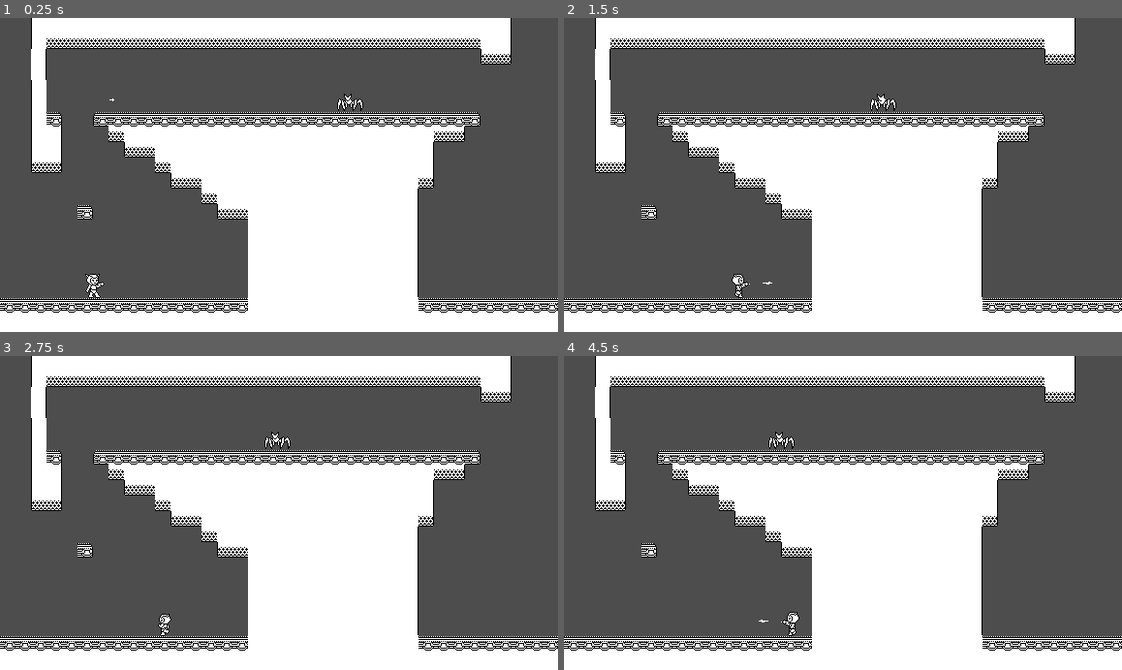
Above: before the commit, frames 1-4 (two rows, left to right).
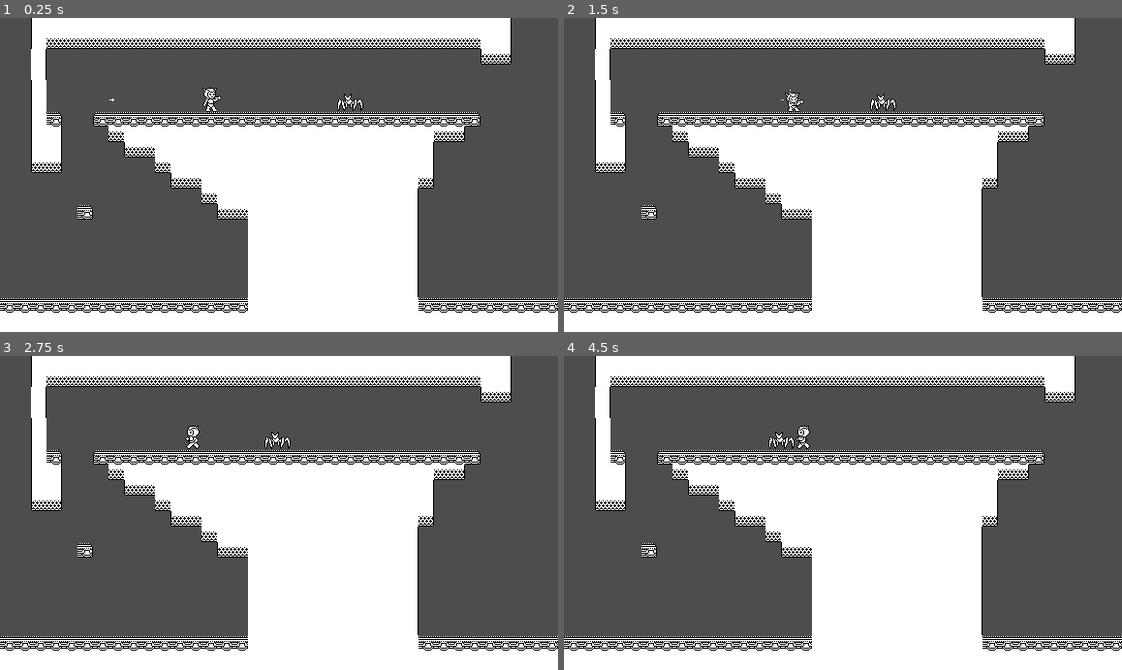
Above: after the commit, the same moments.

Repository: linkinmjs/sci-fy-jumper
Game: Godot game, scene res://scenes/level/LevelScenes/level_scene_test.tscn
Same seed, same stepped clock (60 frames per second), same inputs: the game is played once before the commit and once after it.
Inputs (mouse positions are in pixels of both pictures, inside the frame that each line leads up to):
- Up to frame 1 (0.25 s): no input
- Up to frame 2 (1.5 s): move the mouse to (965, 159) at 0.52 s; hold D (right) from 0.53 s (still down); click (965, 159) at 0.6 s; tap Space (jump) at 0.77 s; move the mouse to (731, 190) at 1.27 s; tap E (shoot) at 1.35 s
- Up to frame 3 (2.75 s): tap Space (jump) at 1.52 s; move the mouse to (334, 443) at 2.02 s; release D (right) at 2.03 s; hold A (left) from 2.03 s (still down); click (334, 443) at 2.1 s
- Up to frame 4 (4.5 s): move the mouse to (815, 575) at 2.77 s; release A (left) at 2.78 s; hold D (right) 2.78-4.28 s; tap E (shoot) at 2.85, 4.35 s; tap Space (jump) at 3.02, 3.77 s; move the mouse to (1010, 560) at 3.52 s; click (1010, 560) at 3.6 s; move the mouse to (675, 465) at 4.27 s; hold A (left) from 4.28 s (still down)

The runs differ from the first frame. In frame 1, 0.3% of the frame differs, in the area x 15-40%, y 22-90%; in frame 2, 0.3%; in frame 3, 0.2%; in frame 4, 0.3%.

Commit message:
Modify test scene

Diff:
--- a/godot/scenes/level/LevelScenes/level_scene_test.tscn
+++ b/godot/scenes/level/LevelScenes/level_scene_test.tscn
@@ -11,7 +11,7 @@
 tile_set = ExtResource("1_opnca")
 
 [node name="Player" parent="." instance=ExtResource("2_opnca")]
-position = Vector2(97, 272)
+position = Vector2(218, 93)
 
 [node name="EnemySpider" parent="." instance=ExtResource("3_r2aeb")]
 position = Vector2(362, 86)
--- a/godot/scenes/player/player.gd
+++ b/godot/scenes/player/player.gd
@@ -57,8 +57,7 @@
 
 func _ready() -> void:
 	splat_timer.timeout.connect(_on_splat_timer_timeout)
-	hurtbox.body_entered.connect(_on_body_entered)
-
+	hurtbox.area_entered.connect(_on_area_entered)
 
 func _physics_process(delta: float) -> void:
 	handle_input(delta)
@@ -299,10 +298,9 @@
 		_:
 			pass
 
-func _on_body_entered(body: Node2D) -> void:
+func _on_area_entered(area: Area2D) -> void:
 	#await get_tree().create_timer(1).timeout
 	state = PlayerState.HITTED
-	pass
 
 func _on_splat_timer_timeout() -> void:
 	# salida inmediata de SPLAT (handle_state también contempla salida defensiva)
